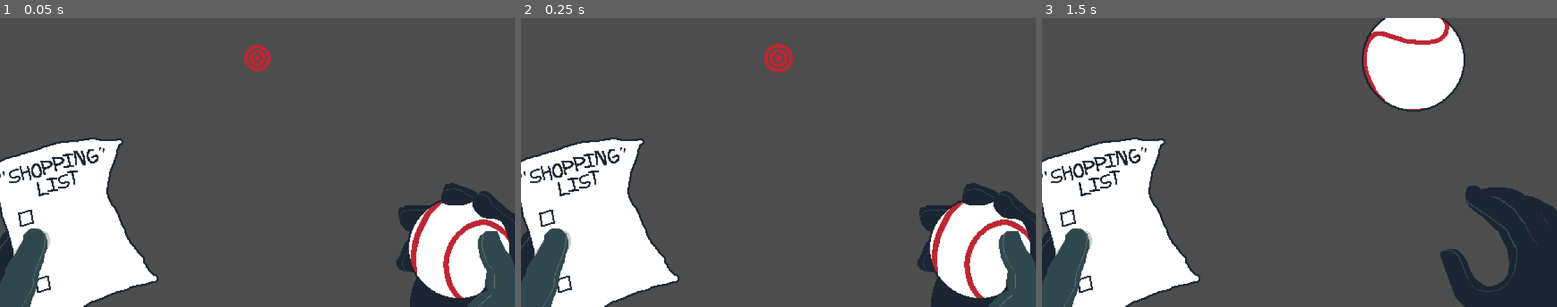
Above: before the commit, frames 1-3 (left to right).
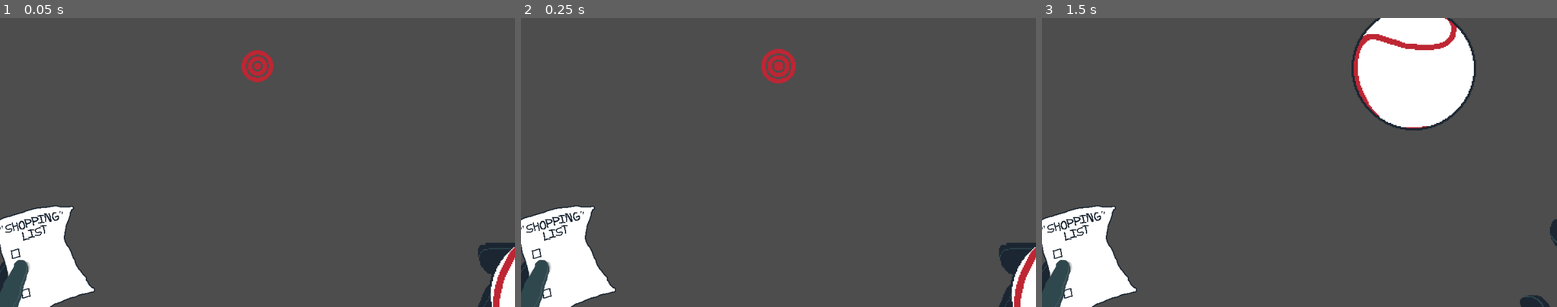
Above: after the commit, the same moments.

Repository: soko7awen/N330Project2
Game: Godot game, scene res://scenes/main.tscn
Same seed, same stepped clock (60 frames per second), same inputs: the game is played once before the commit and once after it.
Inputs (mouse positions are in pixels of both pictures, inside the frame that each line leads up to):
- Up to frame 1 (0.05 s): no input
- Up to frame 2 (0.25 s): no input
- Up to frame 3 (1.5 s): move the mouse to (1412, 148) at 0.52 s; tap Space (action) at 0.6, 1.35 s; tap Enter at 1.25 s; move the mouse to (1196, 176) at 1.27 s

The runs differ from the first frame. In frame 1, 19% of the frame differs, in the area x 0-100%, y 9-100%; in frame 2, 19%; in frame 3, 20%, in the area x 0-100%, y 0-100%.

Commit message:
aaa

Diff:
--- a/Project/project.godot
+++ b/Project/project.godot
@@ -15,6 +15,11 @@
 config/features=PackedStringArray("4.2", "Forward Plus")
 config/icon="res://icon.svg"
 
+[display]
+
+window/size/viewport_width=960
+window/size/viewport_height=540
+
 [input]
 
 action={
--- a/Project/scenes/main.tscn
+++ b/Project/scenes/main.tscn
@@ -62,8 +62,7 @@
 texture = ExtResource("3_hco4p")
 
 [node name="LeftHand" type="Sprite2D" parent="."]
-position = Vector2(192, 452)
-scale = Vector2(2, 2)
+position = Vector2(96, 442)
 texture = ExtResource("4_n444t")
 
 [node name="ShelfMarkers" type="Node2D" parent="."]
